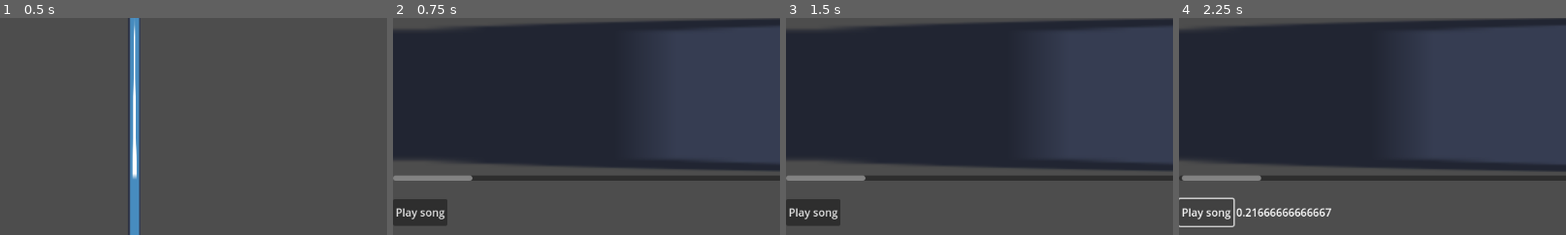
Above: before the commit, frames 1-4 (left to right).
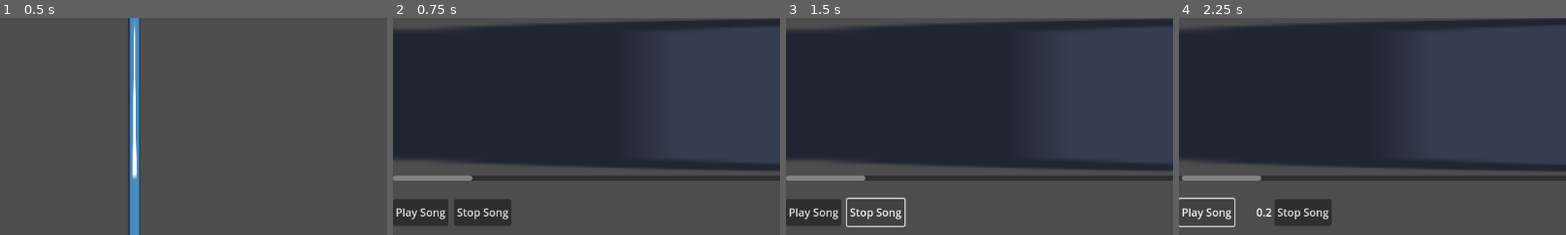
Above: after the commit, the same moments.

Repository: ValorZard/BandGame
Game: Godot game, scene res://src/game_engine/beatmap.tscn
Two runs of this game, one before a commit and one after it. Both use one fixed random seed, a clock stepped at 60 frames per second and the inputs below. The engine's default icon, where the game draws it, is replaced by a stand-in: a white triangle on a blue panel in a dark square.
Inputs (mouse positions are % of the whole screen's width and height, from its top left):
- Up to frame 1 (0.5 s): no input
- Up to frame 2 (0.75 s): click "Edit Beatmap" at 0.5 s
- Up to frame 3 (1.5 s): click (12, 61) at 1.25 s, where only the run after the commit has a clickable "Stop Song"
- Up to frame 4 (2.25 s): click "Play song" (after the commit: "Play Song") at 2 s
The pictures show only the part of the screen within x 0-50%, y 16-66%; the shares and areas given below are measured in that part.

Frame 1 is identical in both runs. In frame 2, 1.8% of the frame differs, in the area x 7-31%, y 83-96%; in frame 3, 0.8%; in frame 4, 2.1%, in the area x 7-40%, y 82-97%.
Error before the commit: Invalid access to property or key 'music-file' on a base object of type 'Dictionary'. (res://src/mapping_engine/beatmap_maker.gd:164)
Error after the commit: Invalid access to property or key 'music-file' on a base object of type 'Dictionary'. (res://src/mapping_engine/beatmap_maker.gd:165)

Commit message:
added a stop button and string formatting

Diff:
--- a/src/mapping_engine/beatmap_maker.gd
+++ b/src/mapping_engine/beatmap_maker.gd
@@ -76,7 +76,8 @@
 	if $AudioStreamPlayer.playing:
 		time_elapsed += delta
 		$ScrollContainer.set_h_scroll(time_elapsed * length_of_note * timeline_zoom)
-		$PlaySongContainer/PlaySongLabel.text = str(time_elapsed)
+		# string formatting
+		$PlaySongContainer/PlaySongLabel.text = "%10.1f" % time_elapsed
 
 func redraw_timeline():
 	for note in note_timeline.note_array:
@@ -225,3 +226,7 @@
 	# start playing the timeline from the start
 	$ScrollContainer.set_h_scroll(0)
 	time_elapsed = 0
+
+
+func _on_stop_button_button_down():
+	$AudioStreamPlayer.stop()
--- a/src/mapping_engine/beatmap_maker.tscn
+++ b/src/mapping_engine/beatmap_maker.tscn
@@ -126,10 +126,15 @@
 
 [node name="PlayButton" type="Button" parent="PlaySongContainer"]
 layout_mode = 2
-text = "Play song"
+text = "Play Song"
 
 [node name="PlaySongLabel" type="Label" parent="PlaySongContainer"]
 layout_mode = 2
+horizontal_alignment = 1
+
+[node name="StopButton" type="Button" parent="PlaySongContainer"]
+layout_mode = 2
+text = "Stop Song"
 
 [connection signal="text_changed" from="HBoxContainer/SongLengthLineEdit" to="." method="_on_song_length_line_edit_text_changed"]
 [connection signal="text_changed" from="HBoxContainer/MeasureSubdivisionLineEdit" to="." method="_on_measure_subdivision_line_edit_text_changed"]
@@ -140,3 +145,4 @@
 [connection signal="button_down" from="ExportButton" to="." method="_on_export_button_button_down"]
 [connection signal="button_down" from="TestButton" to="." method="_on_test_button_button_down"]
 [connection signal="button_down" from="PlaySongContainer/PlayButton" to="." method="_on_play_button_button_down"]
+[connection signal="button_down" from="PlaySongContainer/StopButton" to="." method="_on_stop_button_button_down"]
